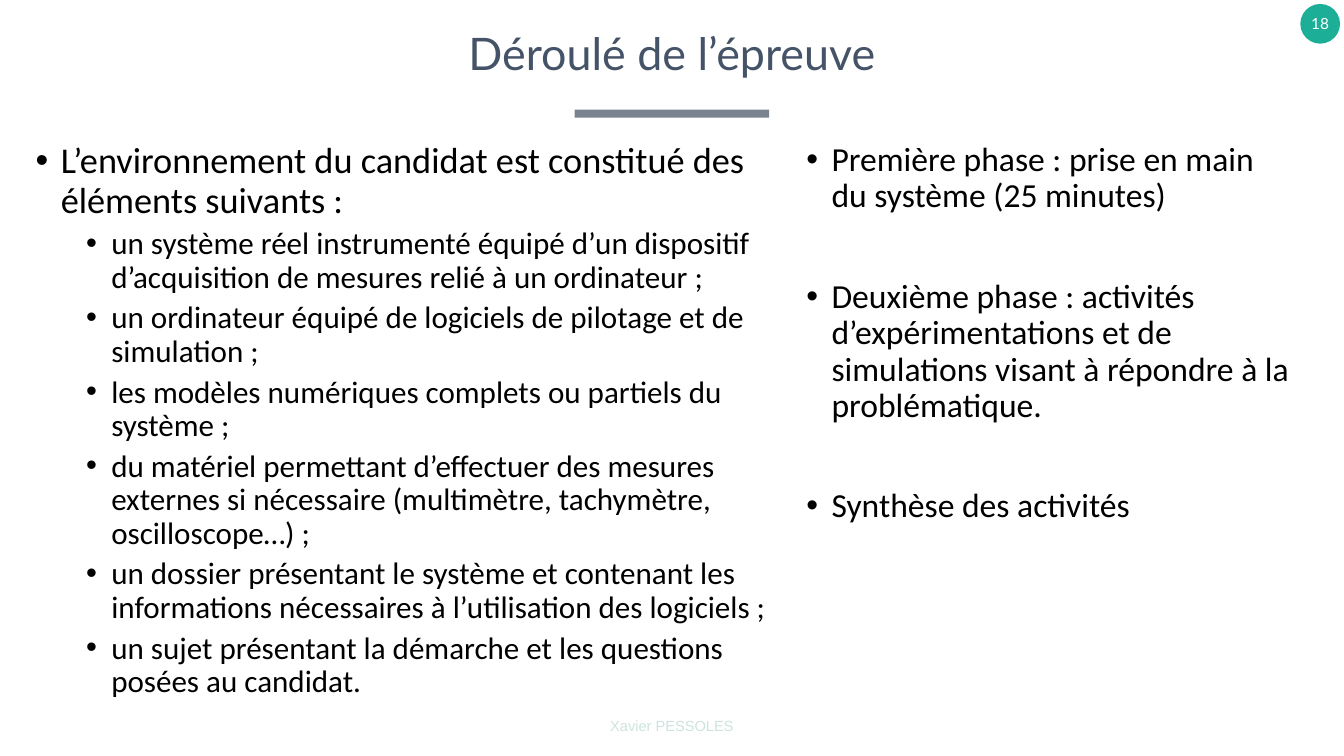
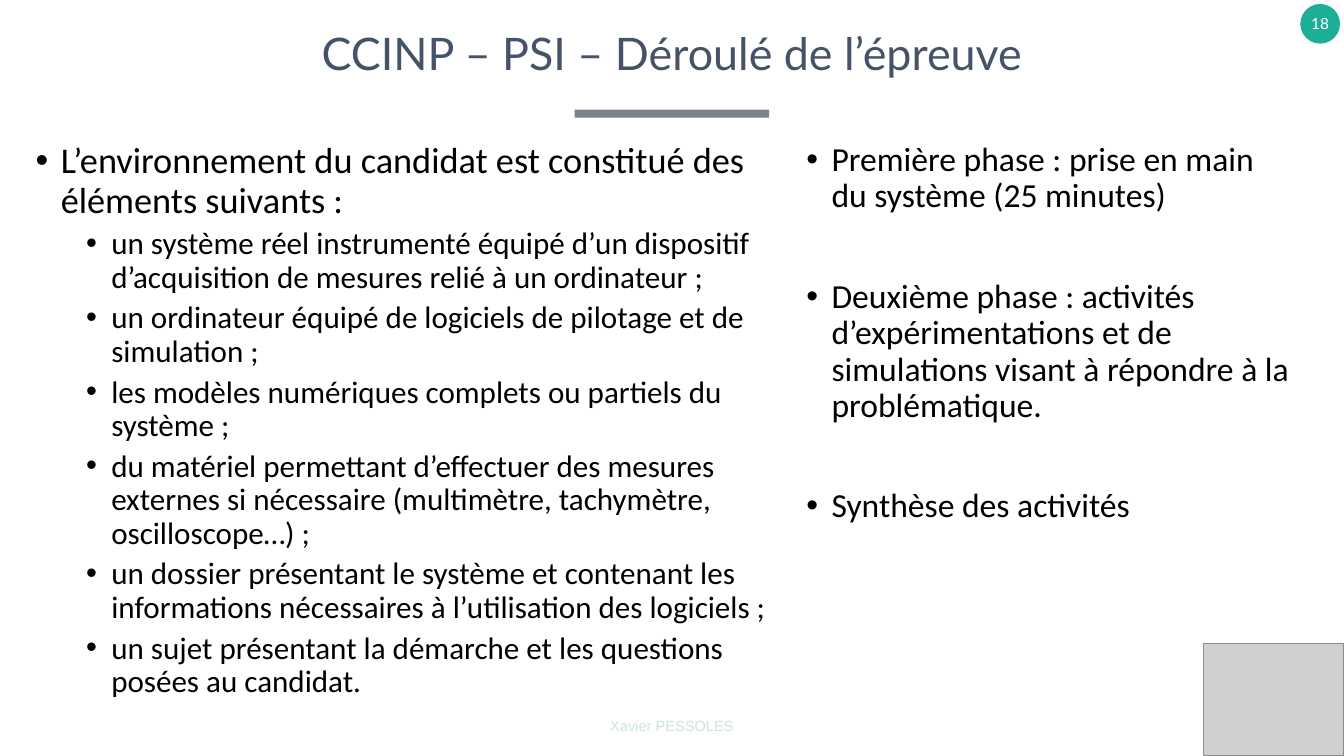
Before and after one commit to xpessoles/TP_Concours, a slide deck: slide 18 of A_Organisation/EpreuvesOralesCPGE.pptx. Drawn at 1344x756 pixels with LibreOffice and Linux fonts; fonts in the diff are those of the drawing; grey boxes stand for pictures. Boxes give left, top, right and bottom in pixels: in the first picture for what was removed or moved away, otherwise in the second. Text is boxed around its words. In the diff, an @@ line names an element or a change of style, - is before the commit and + after.

```diff
--- a/A_Organisation/EpreuvesOralesCPGE.pptx
+++ b/A_Organisation/EpreuvesOralesCPGE.pptx
@@ title at box(322, 36, 1022, 78): text changed @@
-Déroulé de l’épreuve
+CCINP – PSI – Déroulé de l’épreuve
@@ picture added at box(1204, 643, 1344, 756) @@
```
Also in this commit, not shown: 2 other slides changed, 6 slides added.
